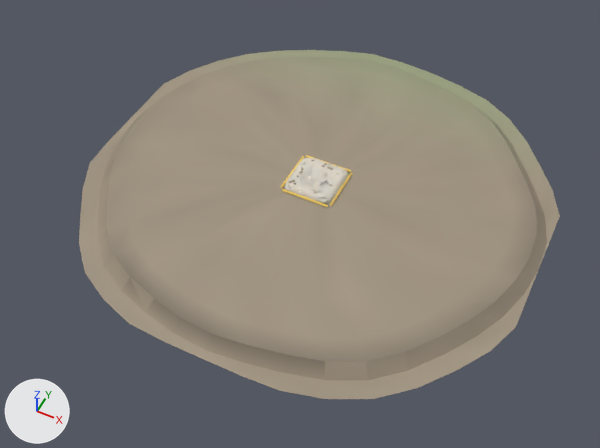
An edit to the glTF model creator-build-project/assets/bundles/region_coast/models/coast_board.glb, drawn before and after from the same camera.
The view is the same before and after, from a camera (50 mm lens) standing at (4.59, -9.86, 11.02) and looking at (-0.03, -0.62, -0.53). Every picture has the same lights, and +X, +Y and +Z are marked at lower left. The picture after the commit comes second. Vertices at exactly the same position are counted once.

The first picture shows 'reef_base' and 7 more.
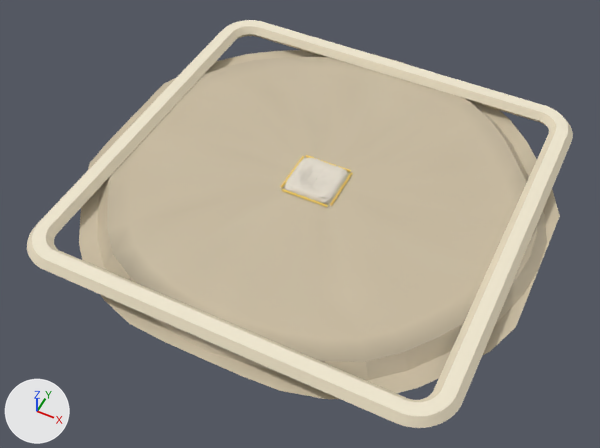
Changed parts and their boxes [x1, y1, x2, y2] in the pictures (600 x 448 px):
```json
{"object": "board_rim", "change": "added", "after": [27, 20, 573, 428]}
{"part": 1, "of": "me_reef_base", "change": "recoloured", "before": [79, 50, 560, 399], "after": [79, 50, 560, 399]}
{"part": 2, "of": "me_reef_base", "change": "recoloured", "before": [98, 57, 547, 380], "after": [98, 57, 547, 371]}
{"part": 3, "of": "me_reef_base", "change": "recoloured", "before": [88, 57, 545, 380], "after": [88, 57, 545, 380]}
```

The change, as JSON lines over the scene's bpy script:
```json
{"block": "me_reef_base", "where": "me_reef_base.from_pydata(...)  # 240 vertices, 438 faces; spans x -4.25..4.25, y -4.15..4.3, z -0.16..0.06"}
{"block": "me_reef_base", "where": "# used by ob_reef_base; location = (0.0, 0.0, 0.0)"}
{"block": "me_reef_base", "change": "me_reef_base part 1: 274 faces centred in x -4.21..4.24, y -4.1..4.2, z -0.16..0.06 are repainted in the vertex colours; the middle colour goes from beige #a09480 to beige #cabca1"}
{"block": "me_reef_base", "change": "me_reef_base part 2: 119 faces centred in x -4.05..4.13, y -3.9..3.93, z -0.09..0.06 are repainted in the vertex colours; the middle colour goes from brown #998f7a to beige #c1b49a"}
{"block": "me_reef_base", "change": "me_reef_base part 3: 45 faces centred in x -4.06..3.82, y -3.35..4.15, z -0.16..0.06 are repainted in the vertex colours; the middle colour goes from yellow #9b957d to beige #c9bba0"}
{"op": "add", "block": "me_board_rim", "code": ["me_board_rim = bpy.data.meshes.new('board_rim')", "me_board_rim.from_pydata(...)  # 336 vertices, 672 faces; spans x -3.95..3.95, y -3.95..3.95, z -0.07..0.19", "me_board_rim.materials.append(mat_defaultmaterial_002)"]}
{"op": "add", "block": "ob_board_rim", "code": ["ob_board_rim = bpy.data.objects.new('board_rim', me_board_rim)", "ob_board_rim.location = (0.0, 0.0, 0.0)"]}
```
